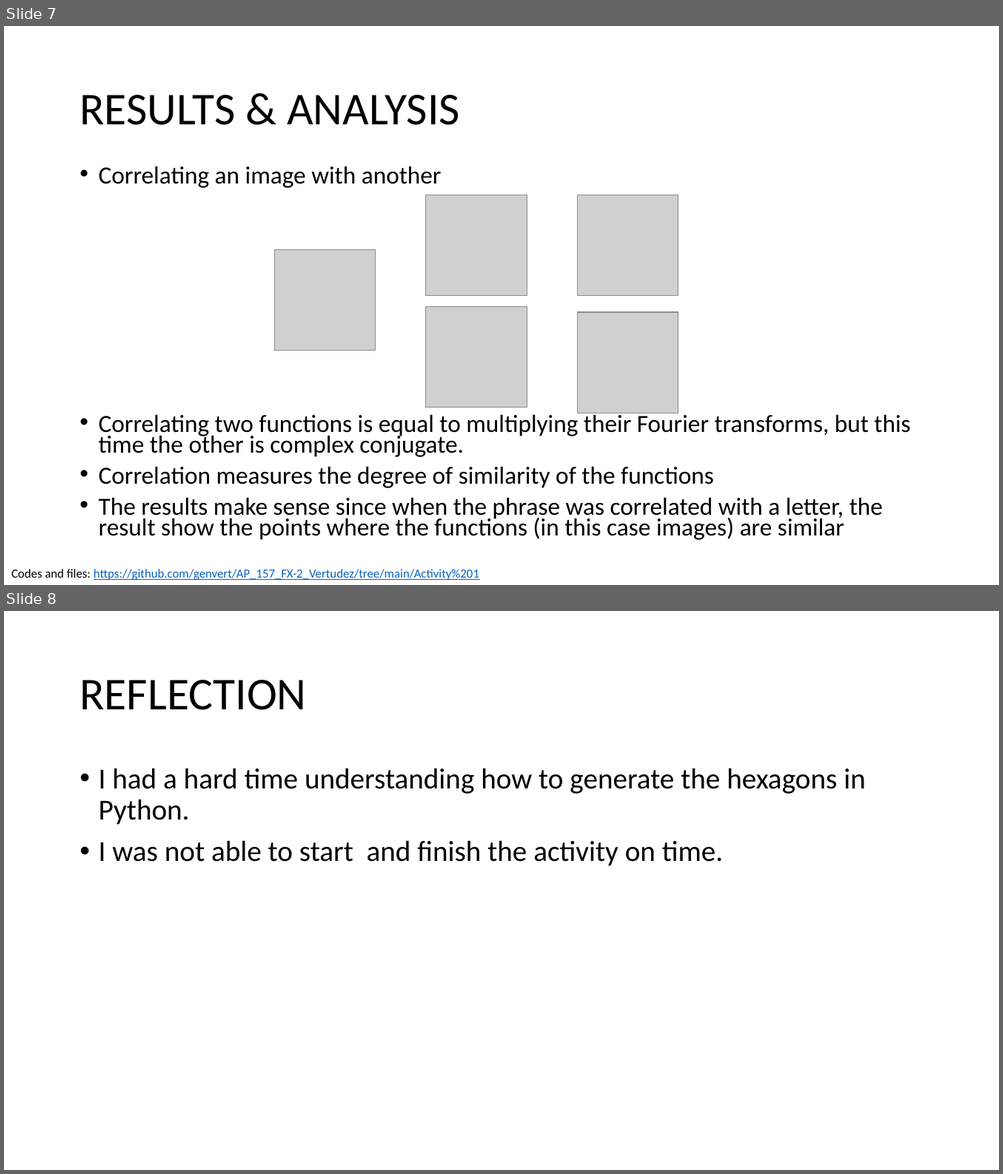
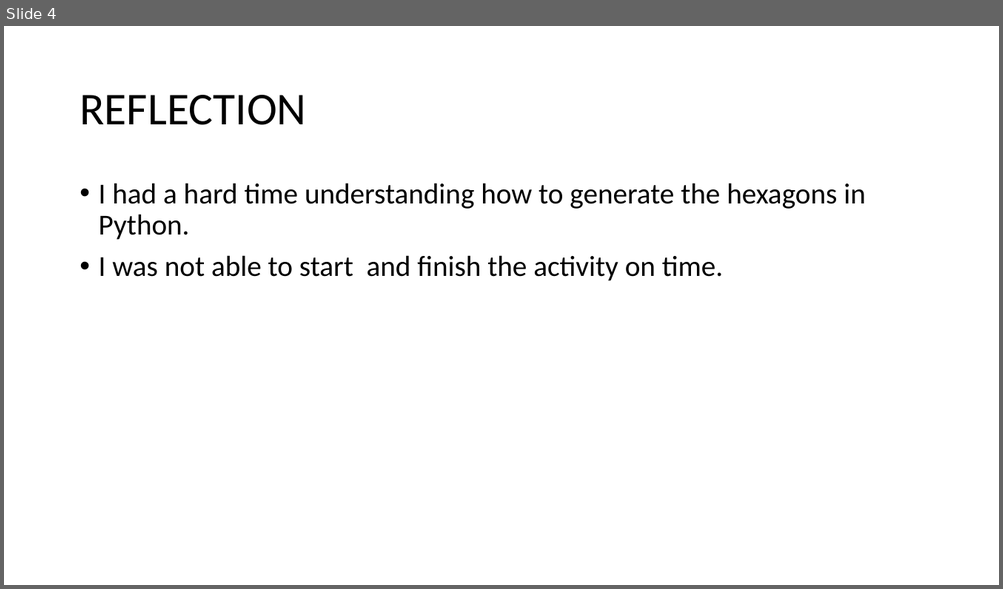
Before and after one commit to genvert/AP_157_FX-2_Vertudez, a slide deck: Activity 1/Vertudez_Activity_1_Report.pptx. Shown one above the other, each under a label of ours: slides 7 and 8 before the commit, slide 4 after it. The pictures are 1003x1174 and 1003x589 pixels, drawn with LibreOffice and Linux fonts; fonts in the diff are those of the drawing; grey boxes stand for pictures. Boxes give left, top, right and bottom in pixels: in the first picture for what was removed or moved away, otherwise in the second. Text is boxed around its words. In the diff, an @@ line names an element or a change of style, - is before the commit and + after.

```diff
--- a/Activity 1/Vertudez_Activity_1_Report.pptx
+++ b/Activity 1/Vertudez_Activity_1_Report.pptx
@@ slide 7 removed at (4, 26, 999, 585), background #FFFFFF @@
@@ title removed at (79, 95, 459, 125) @@
-RESULTS & ANALYSIS
@@ text removed at (99, 167, 910, 540) @@
-• Correlating an image with another
-• Correlating two functions is equal to multiplying their Fourier transforms, but this time the other is complex conjugate.
-• Correlation measures the degree of similarity of the functions
-• The results make sense since when the phrase was correlated with a letter, the result show the points where the functions (in this case images) are similar
@@ picture removed at (426, 195, 526, 296) @@
@@ picture removed at (577, 195, 677, 296) @@
@@ picture removed at (274, 249, 375, 351) @@
@@ picture removed at (426, 307, 526, 408) @@
@@ picture removed at (577, 312, 677, 413) @@
@@ text removed at (11, 569, 479, 580) @@
-Codes and files: https://github.com/genvert/AP_157_FX-2_Vertudez/tree/main/Activity%201
@@ what was slide 8 is now slide 4 @@
```
Also in this commit, not shown: 3 other slides removed, 1 other file.
